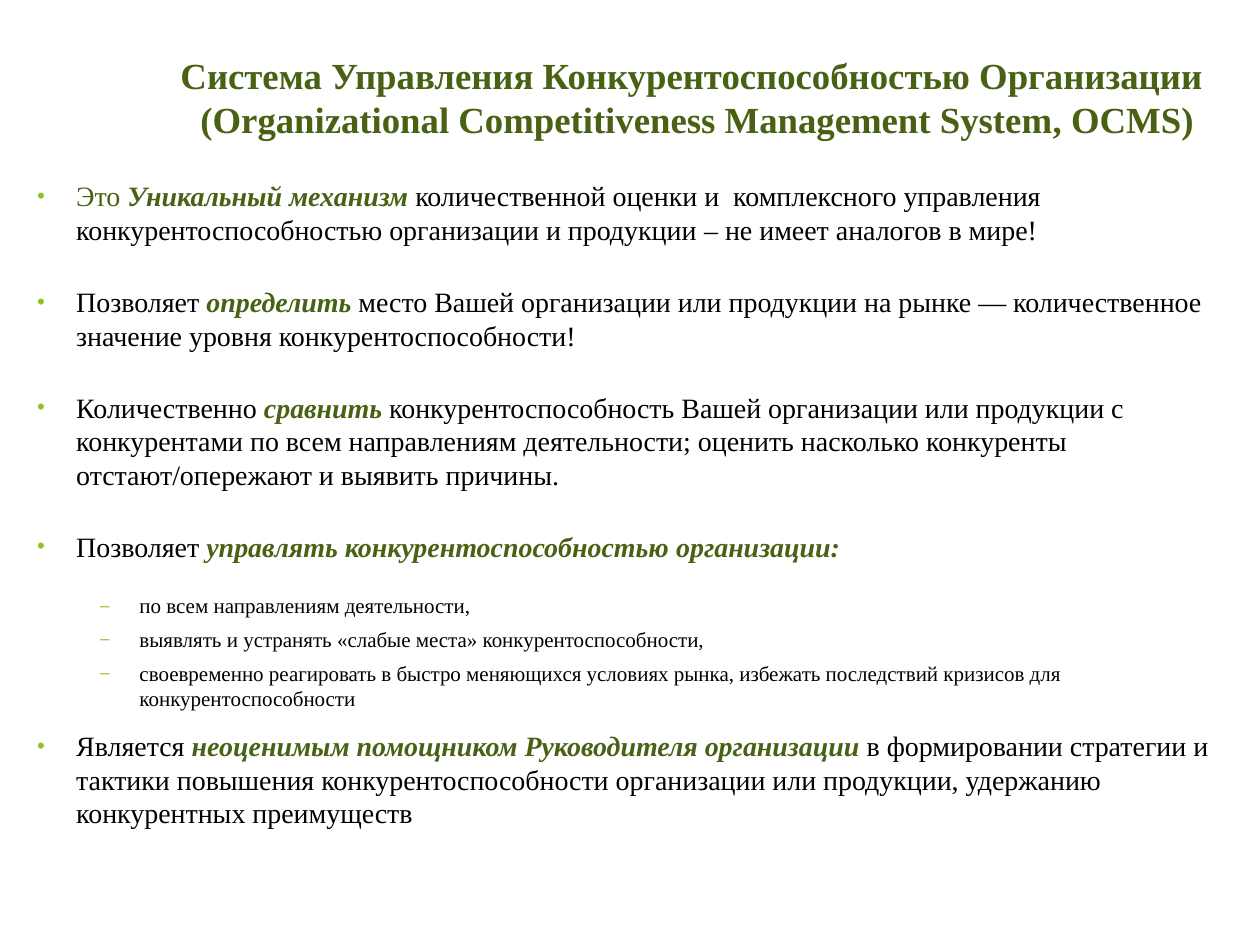
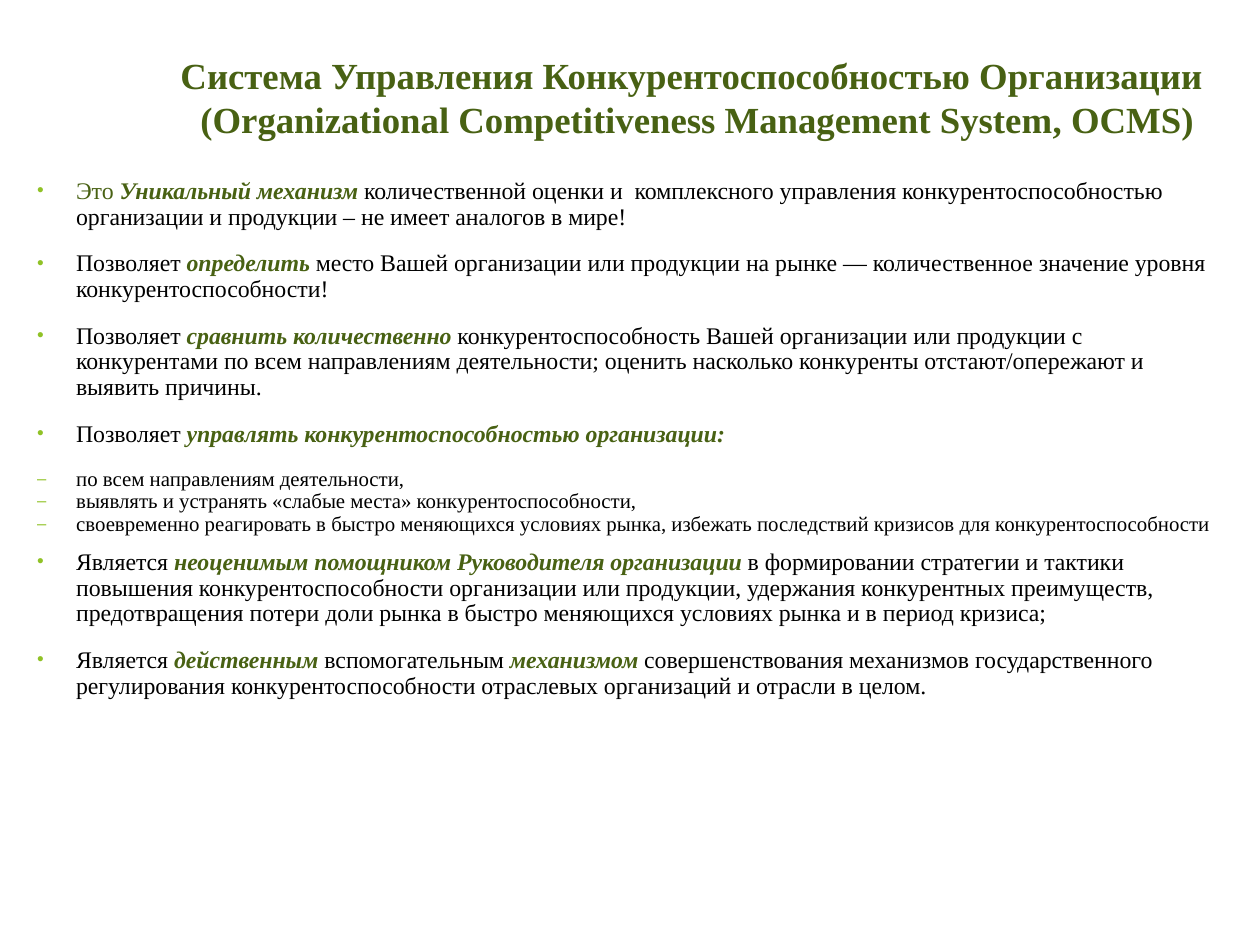
Before and after one commit to ocmsystem/ocmsystem.github.io, a slide deck: slide 2 of files/presentations/Presentation_OCMSystem_RU.ppt. Drawn at 1260x945 pixels with LibreOffice and Linux fonts; fonts in the diff are those of the drawing; background and template pictures are left out. Boxes give left, top, right and bottom in pixels: in the first picture for what was removed or moved away, otherwise in the second. Text is boxed around its words. In the diff, an @@ line names an element or a change of style, - is before the commit and + after.

```diff
--- a/files/presentations/Presentation_OCMSystem_RU.ppt
+++ b/files/presentations/Presentation_OCMSystem_RU.ppt
@@ text at <box>76,182,1209,536</box>: size 16 to 13.6 pt in "Это Уникальный механизм количественной оценки и комплексного ...", "Позволяет определить место Вашей организации или продукции ...", "Позволяет управлять конкурентоспособностью организации:"; size 12 to 11.9 pt in "по всем направлениям деятельности,", "выявлять и устранять «слабые места» конкурентоспособности,", "своевременно реагировать в быстро меняющихся условиях рынка, ..."; line spacing 1 to 0.9; less space between paragraphs; indent changed @@
@@ text at <box>76,327,1144,400</box>: text changed; size 16 to 13.6 pt @@
-• Количественно сравнить конкурентоспособность Вашей организации или продукции с конкурентами по всем направлениям деятельности; оценить насколько конкуренты отстают/опережают и выявить причины.
+• Позволяет сравнить количественно конкурентоспособность Вашей организации или продукции с конкурентами по всем направлениям деятельности; оценить насколько конкуренты отстают/опережают и выявить причины.
@@ text at <box>76,553,1153,699</box>: text changed; size 16 to 13.6 pt @@
-• Является неоценимым помощником Руководителя организации в формировании стратегии и тактики повышения конкурентоспособности организации или продукции, удержанию конкурентных преимуществ
+• Является неоценимым помощником Руководителя организации в формировании стратегии и тактики повышения конкурентоспособности организации или продукции, удержания конкурентных преимуществ, предотвращения потери доли рынка в быстро меняющихся условиях рынка и в период кризиса;
+• Является действенным вспомогательным механизмом совершенствования механизмов государственного регулирования конкурентоспособности отраслевых организаций и отрасли в целом.
```
Also in this commit, not shown: 6 other slides changed, 2 slides added, 1 slide removed, 1 other file.
